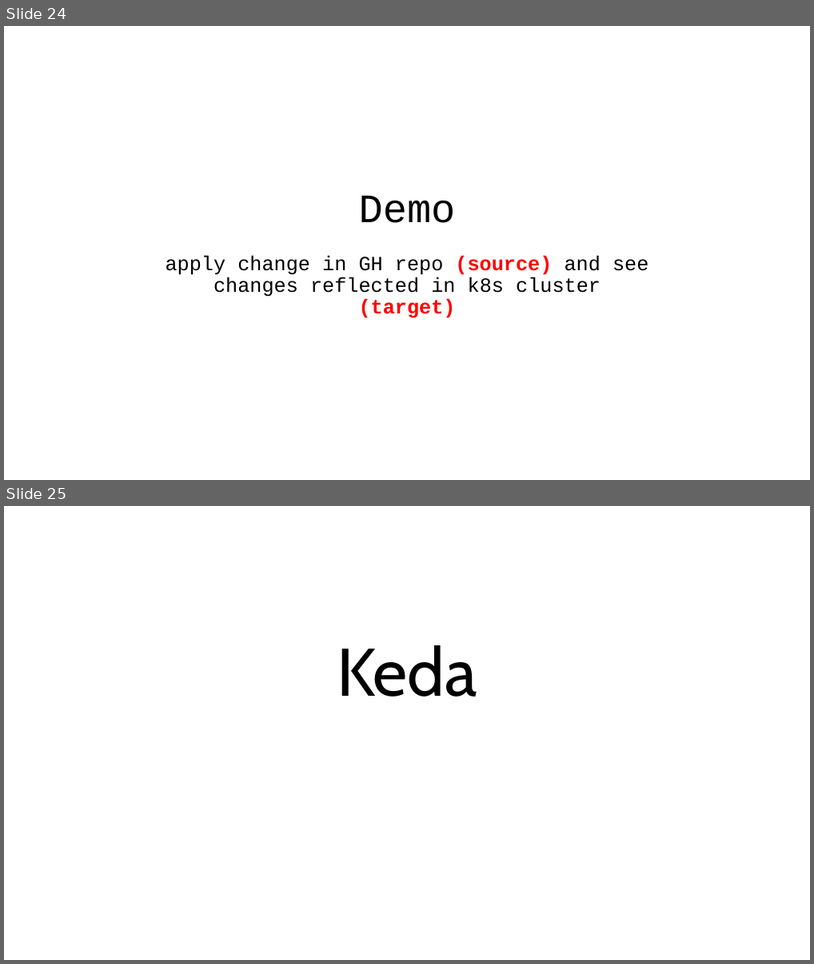
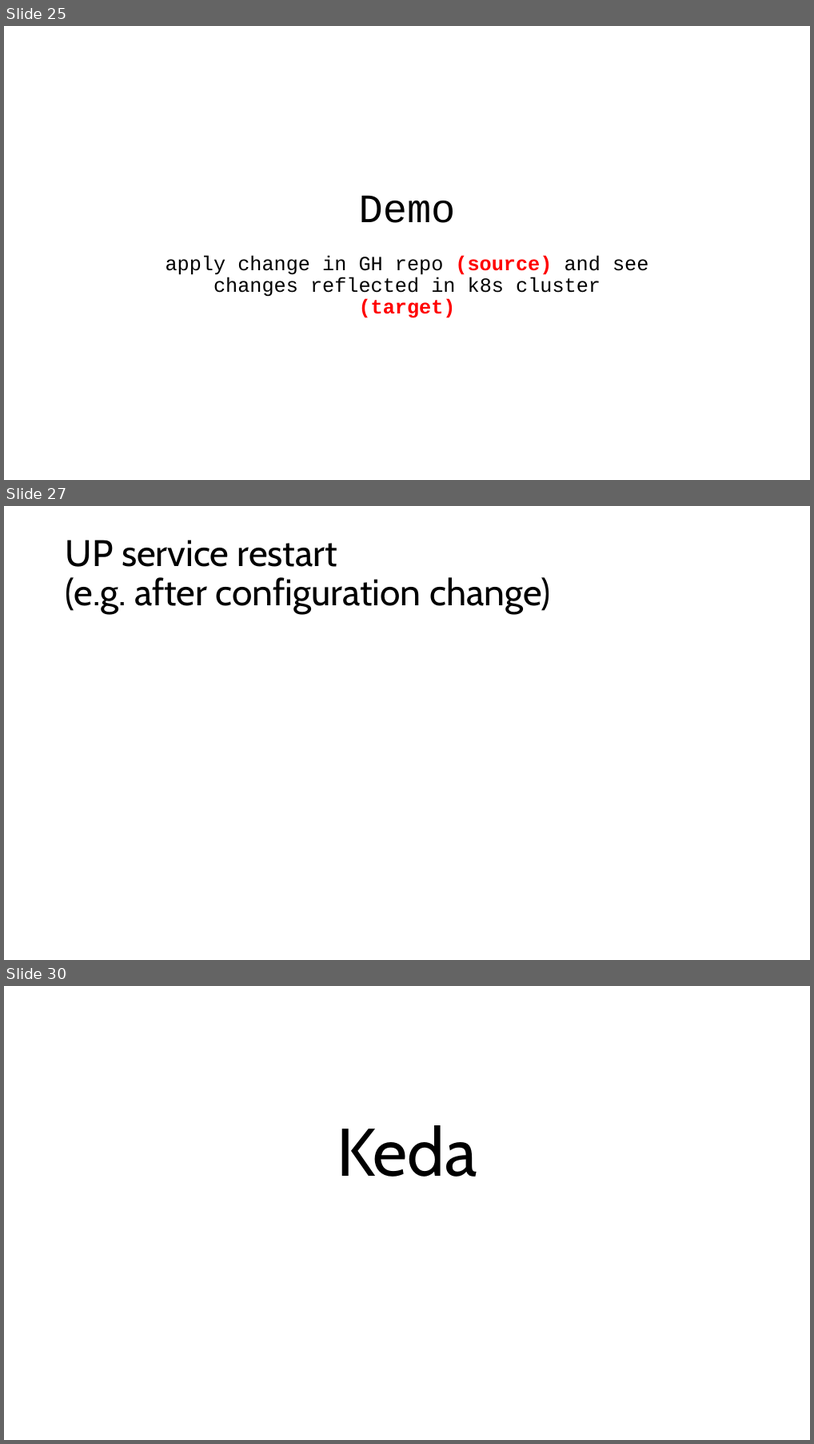
Before and after one commit to witmichal/spring-boot-k8s, a slide deck: kubernetes_vol2.pptx. Shown one above the other, each under a label of ours: slides 24 and 25 before the commit, slides 25, 27 and 30 after it; the slides between them are not shown. The pictures are 814x964 and 814x1444 pixels, drawn with LibreOffice and Linux fonts; fonts in the diff are those of the drawing. Boxes give left, top, right and bottom in pixels: in the first picture for what was removed or moved away, otherwise in the second. Text is boxed around its words. In the diff, an @@ line names an element or a change of style, - is before the commit and + after.

```diff
--- a/kubernetes_vol2.pptx
+++ b/kubernetes_vol2.pptx
@@ slide 27 added at (4, 506, 810, 960), background #FFFFFF @@
@@ title added at (66, 540, 551, 614), 44 pt, text #000000 @@
+UP service restart
+(e.g. after configuration change)
@@ what was slide 24 is now slide 25 @@
@@ what was slide 25 is now slide 30 @@
```
Also in this commit, not shown: 6 other slides added, 1 slide removed.
